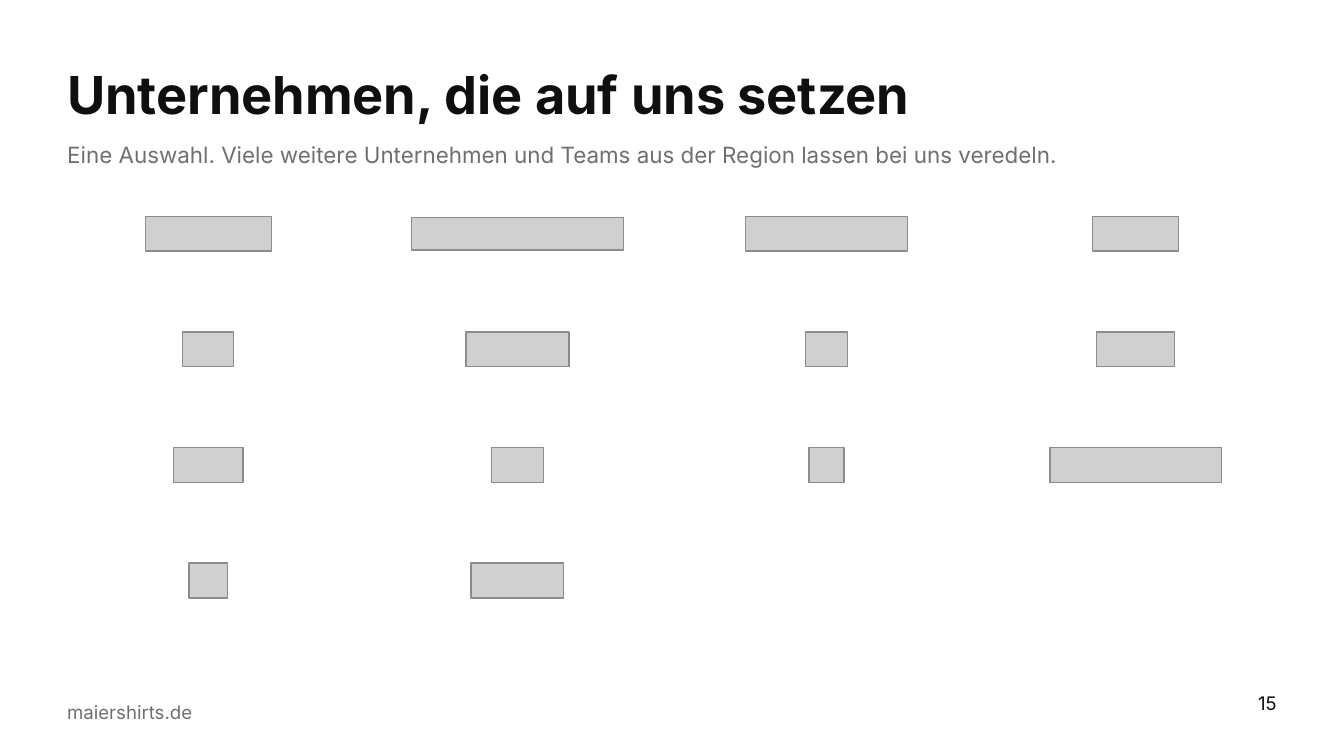
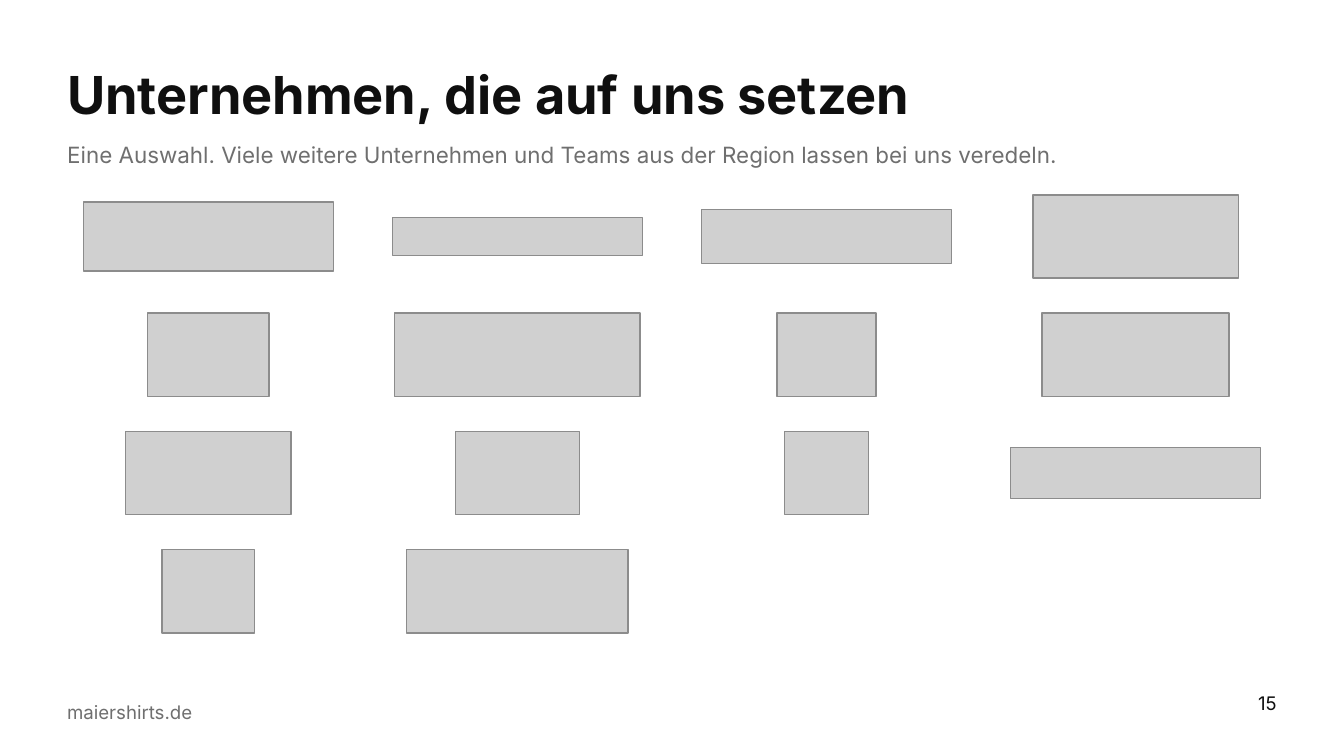
Before and after one commit to sm6161-eng/lexware-angebot-tool, a slide deck: slide 15 of presentation/dist/Maiershirts_Master.potx. Drawn at 1344x756 pixels with LibreOffice and Linux fonts; fonts in the diff are those of the drawing; grey boxes stand for pictures; background and template pictures are left out. Boxes give left, top, right and bottom in pixels: in the first picture for what was removed or moved away, otherwise in the second. Text is boxed around its words. In the diff, an @@ line names an element or a change of style, - is before the commit and + after.

```diff
--- a/presentation/dist/Maiershirts_Master.potx
+++ b/presentation/dist/Maiershirts_Master.potx
@@ picture: place and size @@
-picture at [145,216,271,251]
+picture at [83,202,333,271]
@@ picture: place and size @@
-picture at [1093,216,1179,251]
+picture at [1034,195,1239,278]
@@ picture: place and size @@
-picture at [411,218,624,250]
+picture at [392,218,642,255]
@@ picture: place and size @@
-picture at [746,216,907,251]
+picture at [702,210,952,263]
@@ picture: place and size @@
-picture at [183,332,234,367]
+picture at [148,313,269,396]
@@ picture: place and size @@
-picture at [466,332,570,367]
+picture at [395,313,641,396]
@@ picture: place and size @@
-picture at [806,332,848,367]
+picture at [777,313,876,396]
@@ picture: place and size @@
-picture at [1097,332,1175,367]
+picture at [1042,313,1228,396]
@@ picture: place and size @@
-picture at [173,448,243,482]
+picture at [126,431,292,515]
@@ picture: place and size @@
-picture at [492,448,544,482]
+picture at [456,431,581,515]
@@ picture: place and size @@
-picture at [809,448,844,482]
+picture at [785,431,868,515]
@@ picture: place and size @@
-picture at [1050,448,1222,482]
+picture at [1011,448,1261,499]
@@ picture: place and size @@
-picture at [190,563,228,598]
+picture at [163,550,255,633]
@@ picture: place and size @@
-picture at [470,563,563,598]
+picture at [407,550,629,633]
```
Also in this commit, not shown: 1 other slide changed, 2 other files.
